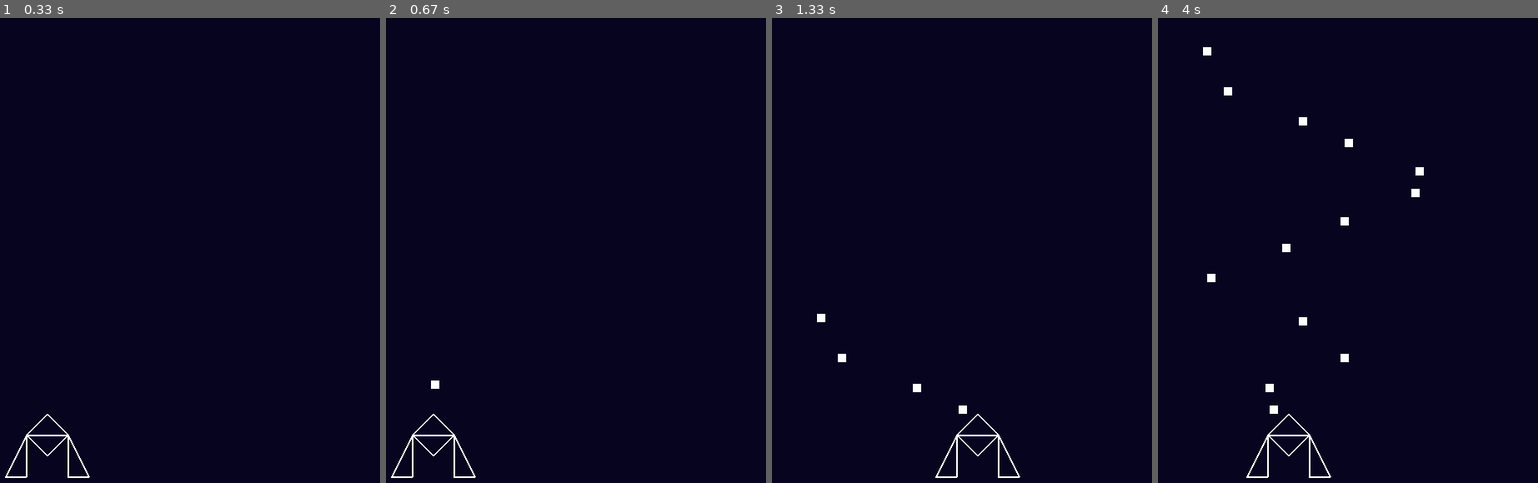
Above: before the commit, frames 1-4 (left to right).
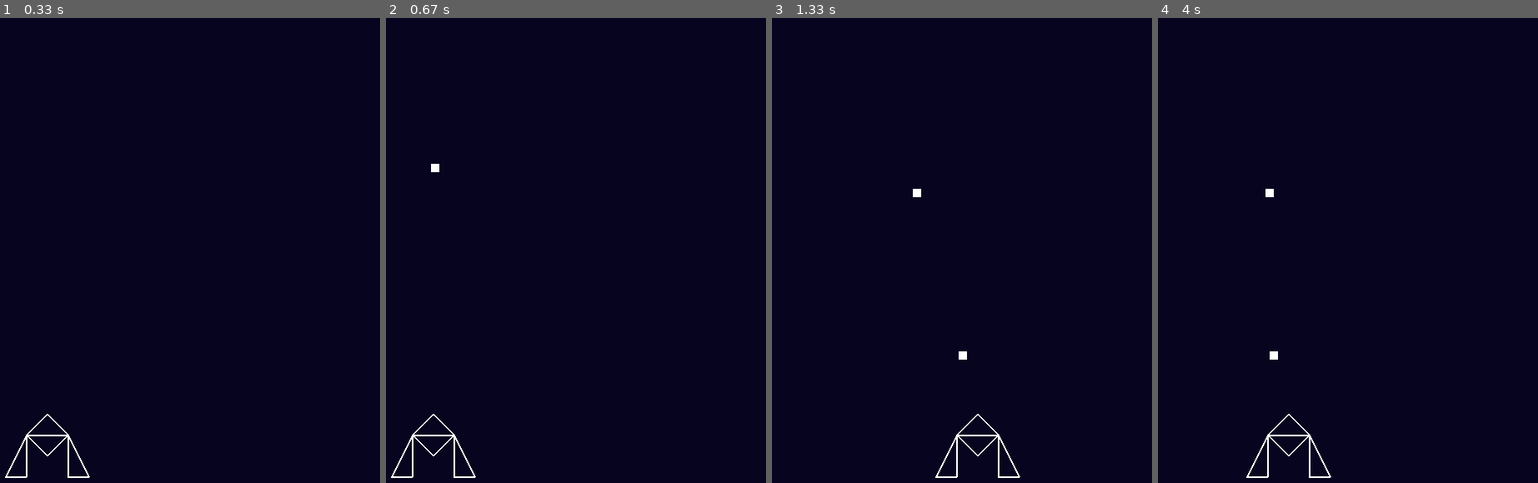
Above: after the commit, the same moments.

Repository: gnikkoch96/pygame-projects
Game: pygame game, started from test_game/shootemup_game/main.py
Same seed, same stepped clock (60 frames per second), same inputs: the game is played once before the commit and once after it.
Inputs:
- Up to frame 1 (0.33 s): no input
- Up to frame 2 (0.67 s): tap Space at 0.33 s
- Up to frame 3 (1.33 s): hold Right 0.67-1.13 s; tap Space at 0.73, 1.03, 1.23 s; hold Right from 1.17 s (still down)
- Up to frame 4 (4 s): tap Space at 1.53, 1.73, 2.03, 2.3, 2.6, 2.73, 3.03, 3.4, 3.7, 3.9 s; release Right at 1.63 s; hold Left 1.67-2.2 s; hold Left 2.23-2.63 s; hold Right 2.67-3.3 s; hold Left 3.33-3.8 s; hold Right from 3.83 s (still down)

Frame 1 is identical in both runs. In frame 2, less than 0.1% of the frame differs, in the area x 11-15%, y 31-80%; in frame 3, 0.2%; in frame 4, 0.6%, in the area x 11-70%, y 6-86%.

Commit message:
feat: increase bullet speed of the player

Diff:
--- a/test_game/shootemup_game/entities/player.py
+++ b/test_game/shootemup_game/entities/player.py
@@ -26,7 +26,7 @@
             self.x += self.speed
 
         if keys[pygame.K_SPACE] and current_time - self.last_shot_time > self.shot_cooldown:
-            self.bullets.append(Bullet(self.x + self.width // 2 - 2, self.y - 25, 2, 1))
+            self.bullets.append(Bullet(self.x + self.width // 2 - 2, self.y - 25, 15, 1))
             self.last_shot_time = current_time
 
 
